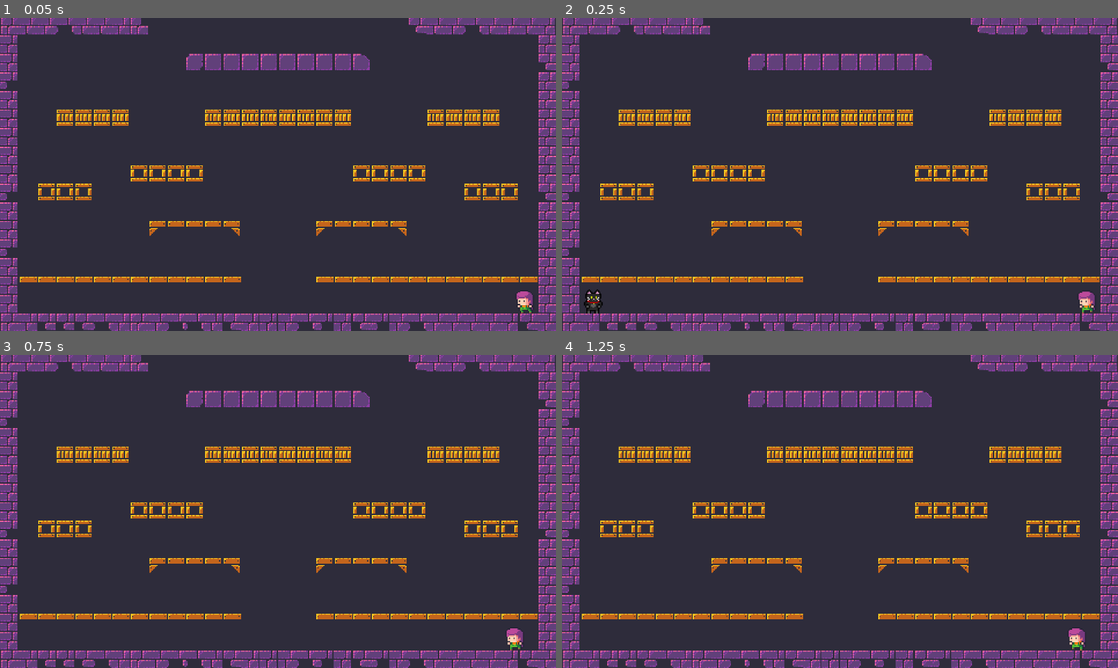
Above: before the commit, frames 1-4 (two rows, left to right).
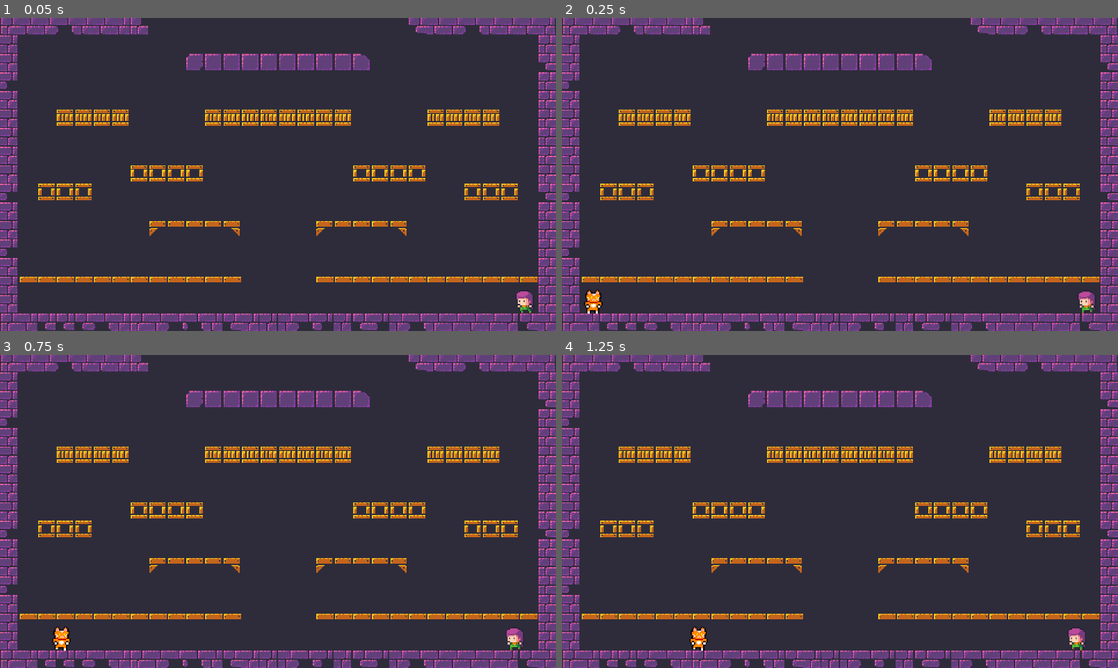
Above: after the commit, the same moments.

Repository: iamdanielgreen/jumpfighters
Game: Godot game, scene res://03_Scenes/game.tscn
The game is run twice, just before and just after one commit, with the same random seed, the same clock (stepped at 60 frames per second) and the same inputs.
Inputs:
- Up to frame 1 (0.05 s): no input
- Up to frame 2 (0.25 s): no input
- Up to frame 3 (0.75 s): hold D (p1_right) from 0.53 s (still down); tap Left (p2_left) at 0.6 s
- Up to frame 4 (1.25 s): keep holding D (p1_right); tap W (p1_jump) at 0.77 s

Frame 1 is identical in both runs. In frame 2, 0.1% of the frame differs, in the area x 4-8%, y 86-95%; in frame 3, 0.2%, in the area x 9-13%, y 86-95%; in frame 4, 0.2%.

Commit message:
Update to Fighter Tileset (Made cat ginger)

Diff:
--- a/03_Scenes/player_one.tscn
+++ b/03_Scenes/player_one.tscn
@@ -1,23 +1,23 @@
 [gd_scene load_steps=15 format=3 uid="uid://buj848fcldj5a"]
 
 [ext_resource type="Script" path="res://02_Scripts/player_one.gd" id="1_82ecm"]
-[ext_resource type="Texture2D" uid="uid://i8grp6tphn6h" path="res://01_Assets/01_Sprites/Fighter_Tileset.png" id="2_m7lwj"]
+[ext_resource type="Texture2D" uid="uid://y32yad3favrl" path="res://01_Assets/01_Sprites/Fighter_Tileset.png" id="2_m7lwj"]
 
-[sub_resource type="AtlasTexture" id="AtlasTexture_5gmqm"]
+[sub_resource type="AtlasTexture" id="AtlasTexture_lusck"]
 atlas = ExtResource("2_m7lwj")
-region = Rect2(64, 0, 16, 32)
+region = Rect2(64, 32, 16, 32)
 
-[sub_resource type="AtlasTexture" id="AtlasTexture_irlgd"]
+[sub_resource type="AtlasTexture" id="AtlasTexture_e0elq"]
 atlas = ExtResource("2_m7lwj")
-region = Rect2(80, 0, 16, 32)
+region = Rect2(80, 32, 16, 32)
 
-[sub_resource type="AtlasTexture" id="AtlasTexture_qsqfv"]
+[sub_resource type="AtlasTexture" id="AtlasTexture_da3if"]
 atlas = ExtResource("2_m7lwj")
-region = Rect2(96, 0, 16, 32)
+region = Rect2(96, 32, 16, 32)
 
-[sub_resource type="AtlasTexture" id="AtlasTexture_caspe"]
+[sub_resource type="AtlasTexture" id="AtlasTexture_u1ljl"]
 atlas = ExtResource("2_m7lwj")
-region = Rect2(112, 0, 16, 32)
+region = Rect2(112, 32, 16, 32)
 
 [sub_resource type="AtlasTexture" id="AtlasTexture_he4wb"]
 atlas = ExtResource("2_m7lwj")
@@ -47,16 +47,16 @@
 animations = [{
 "frames": [{
 "duration": 1.0,
-"texture": SubResource("AtlasTexture_5gmqm")
+"texture": SubResource("AtlasTexture_lusck")
 }, {
 "duration": 1.0,
-"texture": SubResource("AtlasTexture_irlgd")
+"texture": SubResource("AtlasTexture_e0elq")
 }, {
 "duration": 1.0,
-"texture": SubResource("AtlasTexture_qsqfv")
+"texture": SubResource("AtlasTexture_da3if")
 }, {
 "duration": 1.0,
-"texture": SubResource("AtlasTexture_caspe")
+"texture": SubResource("AtlasTexture_u1ljl")
 }],
 "loop": true,
 "name": &"idle",
@@ -100,8 +100,9 @@
 [node name="AnimatedSprite2D" type="AnimatedSprite2D" parent="."]
 position = Vector2(0, -16)
 sprite_frames = SubResource("SpriteFrames_eafc4")
-animation = &"jump"
+animation = &"idle"
 autoplay = "idle"
+frame_progress = 0.133993
 
 [node name="CollisionShape2D" type="CollisionShape2D" parent="."]
 position = Vector2(0, -8)
Binary file changed: 01_Assets/01_Sprites/Fighter_Tileset.png
Not shown, changed: .DS_Store
Not shown, changed: 01_Assets/.DS_Store
